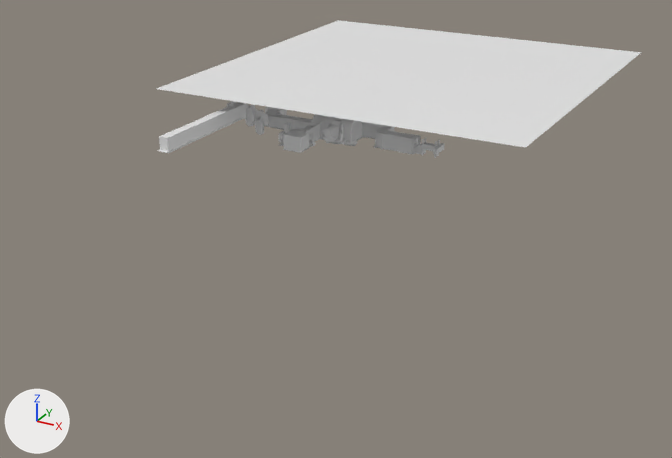
What one commit did to the FBX model Assets/Art/Map/MeshMap.fbx.
Camera for both pictures: a 50 mm camera at (133.0, -293.0, 109.0) aimed at (-32.0, 7.0, -41.0). Every picture has the same lights, and +X, +Y and +Z are marked at lower left. Where no turn or scale is listed for an object, it has been applied to the vertices. Vertices at the same position are counted once.

The older version as bpy lines, for what is in view:
```python
me_plane_019 = bpy.data.meshes.new('Plane.019')
me_plane_019.from_pydata(...)  # 7218 vertices, 7321 faces; spans x -74.0..72.0, y -71.0..108.0, z -2.0..19.0
# faces by material slot: [2150, 1506, 781, 2884]
me_plane_019.materials.append(mat_terain_01)  # its picture is missing
me_plane_019.materials.append(mat_terain_02)  # its picture is missing
me_plane_019.materials.append(mat_terain_03)  # white #e7e7e7
me_plane_019.materials.append(mat_trim)  # its picture is missing
ob_meshmap = bpy.data.objects.new('MeshMap', me_plane_019)
ob_meshmap.location = (-15.1, 7.6, 0.0)
```
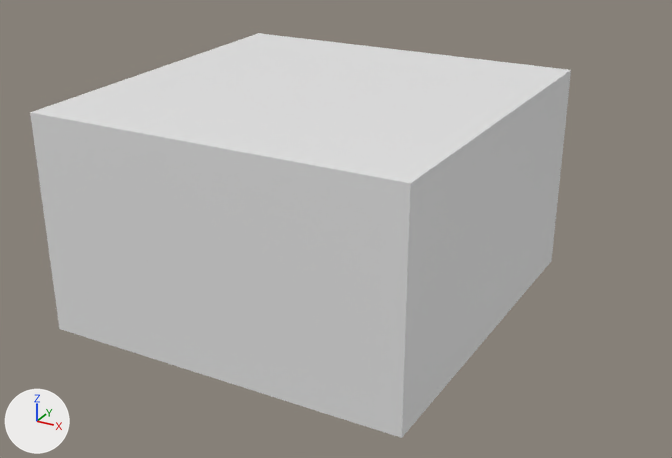
What changed in the scene script:
```text
Change me_plane_019:
    used by ob_meshmap; location = (-15.1, 7.6, 0.0)
    remove me_plane_019.from_pydata(...)  # 7218 vertices, 7321 faces; spans x -74.0..72.0, y -71.0..108.0, z -2.0..19.0
    add me_plane_019.from_pydata(...)  # 7222 vertices, 7327 faces; spans x -92.0..55.0, y -83.0..63.0, z -65.0..19.0
    me_plane_019 part 1
    2 faces are deleted
    4 vertices move from x -74.0..72.0, y -39.0..108.0, z 19.0 to x -92.0..55.0, y -83.0..63.0, z 19.0
    4 vertices are added at (-89.0, -83.0, -65.0), (-92.0, 62.0, -65.0), (52.0, -82.0, -65.0), (55.0, 63.0, -65.0)
    8 new faces join them, mat_terain_01 (its picture is missing)
```

Where the change shows, as pixel boxes [x1, y1, x2, y2] in the pictures (672 x 458 px):
'MeshMap', reshaped (11% wider, 192% taller)
    before: [156, 20, 642, 158]
    after: [30, 33, 571, 438]
part 1 of me_plane_019, built on
    before: [156, 20, 642, 148]
    after: [30, 33, 571, 438]
